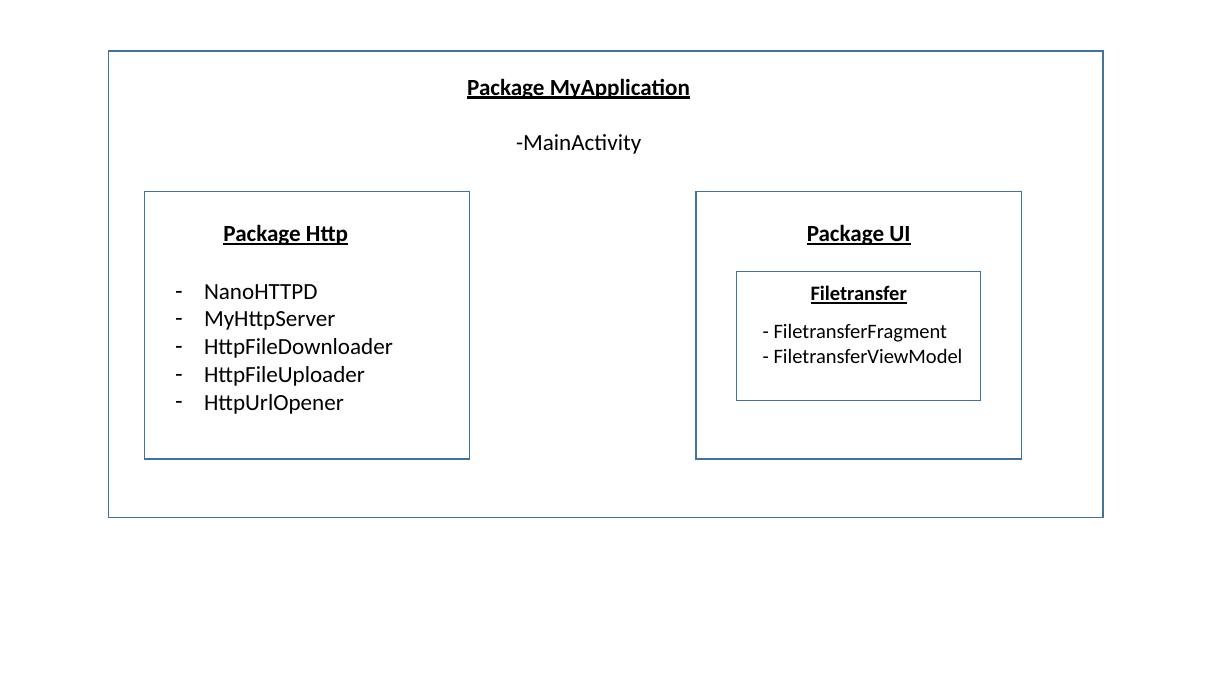
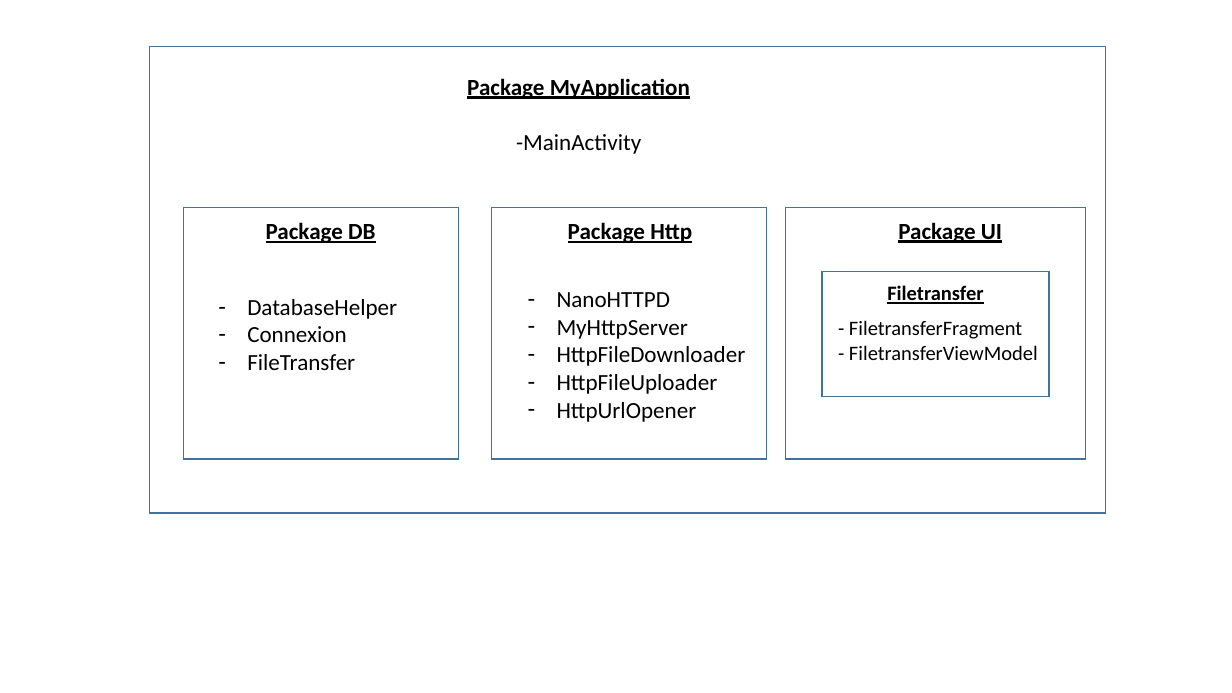
Before and after one commit to mjayari/PFE_Project, a slide deck: slide 6 of Présentation_image.pptx. Drawn at 1232x693 pixels with LibreOffice and Linux fonts; fonts in the diff are those of the drawing. Boxes give left, top, right and bottom in pixels: in the first picture for what was removed or moved away, otherwise in the second. Text is boxed around its words. In the diff, an @@ line names an element or a change of style, - is before the commit and + after.

```diff
--- a/Présentation_image.pptx
+++ b/Présentation_image.pptx
@@ rectangle: place and size @@
-rectangle at [109,51,1104,518]
+rectangle at [150,46,1106,513]
@@ rectangle added at [183,207,458,459], outline #43739E 1 pt @@
@@ rectangle: place and size @@
-rectangle at [144,191,470,459]
+rectangle at [492,207,767,459]
@@ rectangle: place and size @@
-rectangle at [696,191,1021,459]
+rectangle at [786,207,1085,459]
@@ text added at [266,222,375,243], 18 pt, text #000000, bold, underline @@
+Package DB
@@ text "Package Http": place and size @@
-text "Package Http" at [223,224,348,245]
+text "Package Http" at [568,222,692,243]
@@ text "Package UI": place and size @@
-text "Package UI" at [807,224,910,245]
+text "Package UI" at [898,222,1002,243]
@@ text added at [247,299,397,370], 18 pt, text #000000 @@
+– DatabaseHelper
+– Connexion
+– FileTransfer
@@ text "NanoHTTPD": place and size @@
-text "NanoHTTPD" at [204,284,393,414]
+text "NanoHTTPD" at [557,292,746,422]
@@ rectangle: place and size @@
-rectangle at [737,272,981,401]
+rectangle at [823,272,1050,397]
@@ text "Filetransfer": place and size @@
-text "Filetransfer" at [811,285,907,304]
+text "Filetransfer" at [887,285,983,304]
@@ text "- FiletransferFragment": place and size @@
-text "- FiletransferFragment" at [774,323,963,363]
+text "- FiletransferFragment" at [849,320,1038,360]
```
Also in this commit, not shown: 1 other slide changed, 6 other files.
